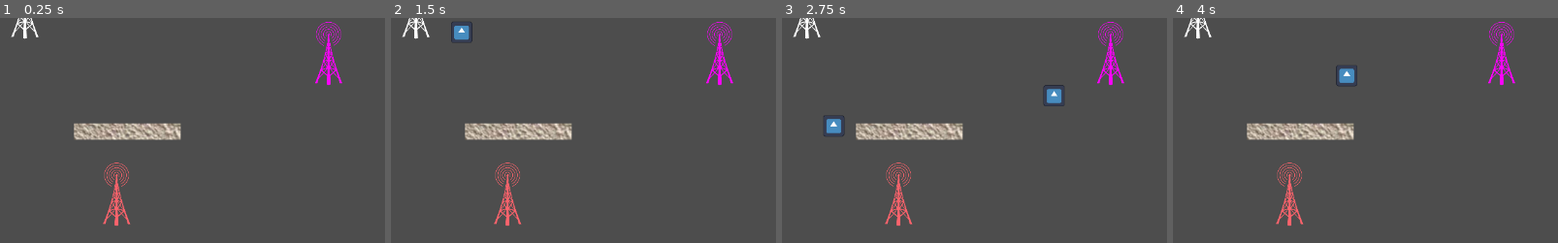
Above: before the commit, frames 1-4 (left to right).
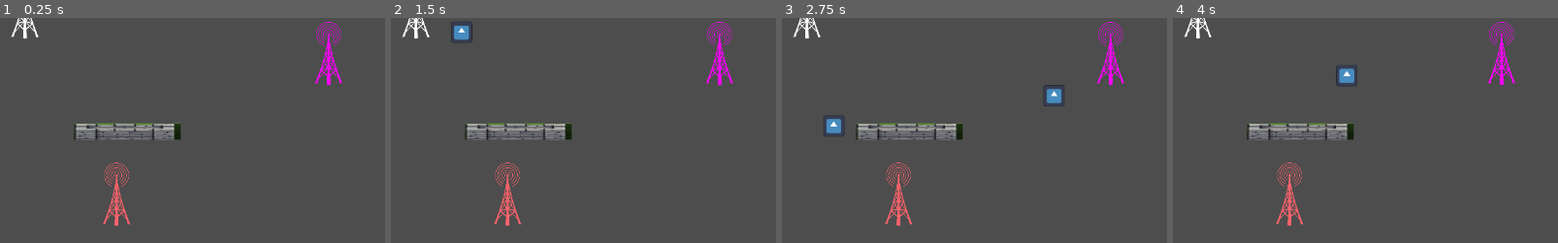
Above: after the commit, the same moments.

Repository: ryupold/ld59
Game: Godot game, scene res://scenes/test_sender.tscn
The game is run twice, just before and just after one commit, with the same random seed, the same clock (stepped at 60 frames per second) and the same inputs. The engine's default icon, where the game draws it, is replaced by a stand-in: a white triangle on a blue panel in a dark square.
Inputs:
- Up to frame 1 (0.25 s): no input
- Up to frame 2 (1.5 s): tap Enter at 0.5 s
- Up to frame 3 (2.75 s): no input
- Up to frame 4 (4 s): no input
The pictures show only the part of the screen within x 4-54%, y 18-68%; the shares and areas given below are measured in that part.

The runs differ from the first frame. In frame 1, 2.0% of the frame differs, in the area x 19-48%, y 46-55%; in frame 2, 2.0%; in frame 3, 2.0%; in frame 4, 2.0%.

Commit message:
update sprite of wall tower

Diff:
--- a/ld59-game/entities/towers/wall/wall_tower.tscn
+++ b/ld59-game/entities/towers/wall/wall_tower.tscn
@@ -1,6 +1,6 @@
 [gd_scene format=3 uid="uid://oo7hw2v4cf22"]
 
-[ext_resource type="Texture2D" uid="uid://catuqaebhdrfa" path="res://entities/walls/wall_texture.jpg" id="1_j117e"]
+[ext_resource type="Texture2D" uid="uid://dn0d61m21bn0y" path="res://concepts/wall-tower.png" id="1_j117e"]
 
 [sub_resource type="RectangleShape2D" id="RectangleShape2D_jjav5"]
 size = Vector2(128, 20)
@@ -9,9 +9,10 @@
 scale = Vector2(5, 5)
 
 [node name="Sprite2D" type="Sprite2D" parent="." unique_id=1470504276]
+scale = Vector2(1, 0.125)
 texture = ExtResource("1_j117e")
 region_enabled = true
-region_rect = Rect2(0, 0, 128, 19)
+region_rect = Rect2(0, 0, 128, 152)
 
 [node name="CollisionShape2D" type="CollisionShape2D" parent="." unique_id=145747203]
 shape = SubResource("RectangleShape2D_jjav5")
